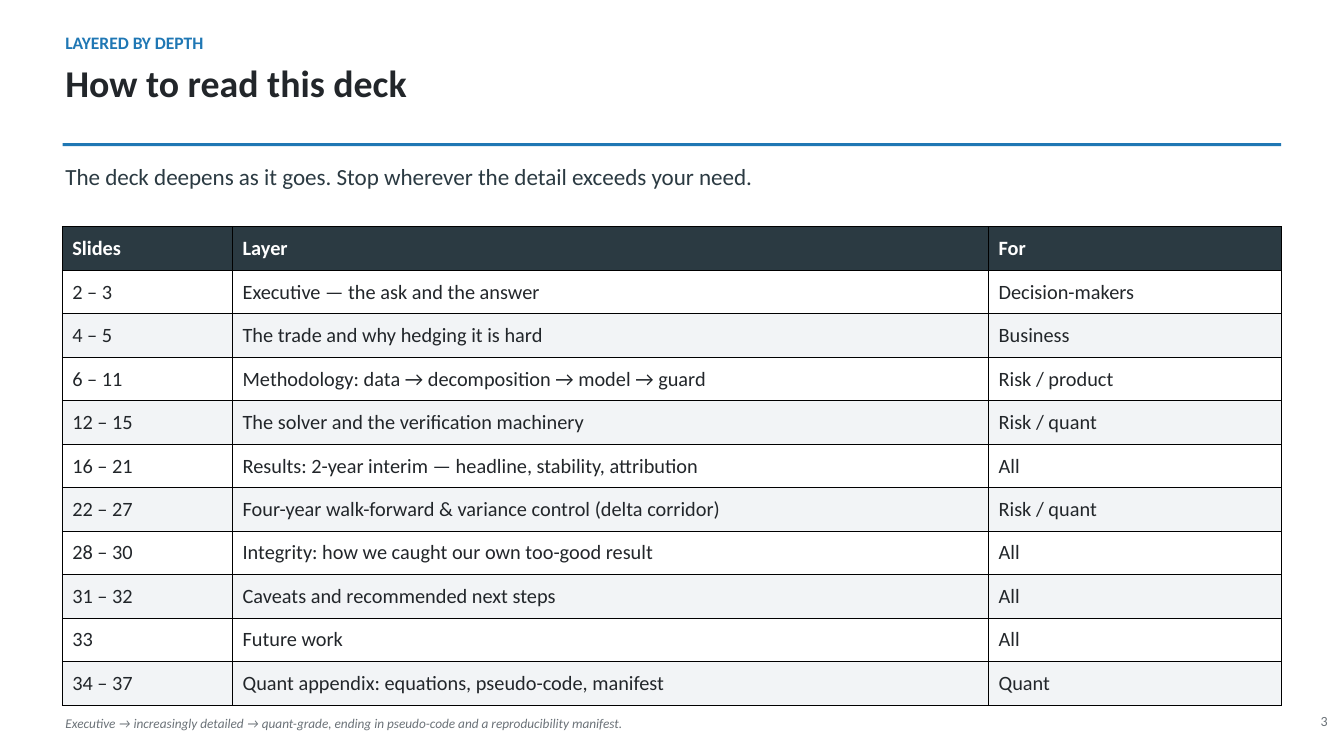
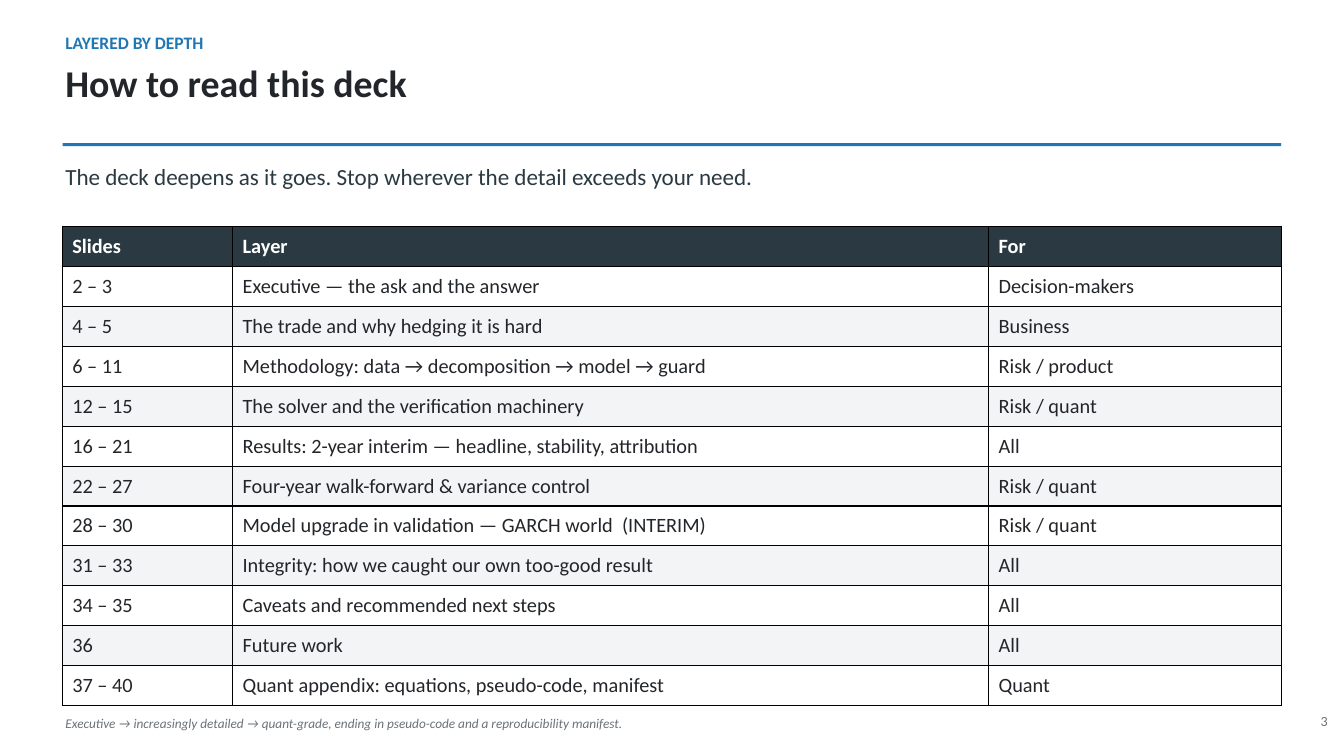
Before and after one commit to sylam/riskflow, a slide deck: slide 3 of artifacts/platinum_hedge_management_deck.pptx. Drawn at 1344x756 pixels with LibreOffice and Linux fonts; fonts in the diff are those of the drawing. Boxes give left, top, right and bottom in pixels: in the first picture for what was removed or moved away, otherwise in the second. Text is boxed around its words. In the diff, an @@ line names an element or a change of style, - is before the commit and + after.

```diff
--- a/artifacts/platinum_hedge_management_deck.pptx
+++ b/artifacts/platinum_hedge_management_deck.pptx
@@ table at (x1=63, y1=227, x2=1281, y2=706) @@
-row 7: 22 – 27 | Four-year walk-forward & variance control (delta corridor) | Risk / quant
-row 8: 28 – 30 | Integrity: how we caught our own too-good result | All
-row 9: 31 – 32 | Caveats and recommended next steps | All
-row 10: 33 | Future work | All
-row 11: 34 – 37 | Quant appendix: equations, pseudo-code, manifest | Quant
+row 7: 22 – 27 | Four-year walk-forward & variance control | Risk / quant
+row 8: 28 – 30 | Model upgrade in validation — GARCH world (INTERIM) | Risk / quant
+row 9: 31 – 33 | Integrity: how we caught our own too-good result | All
+row 10: 34 – 35 | Caveats and recommended next steps | All
+row 11: 36 | Future work | All
+row 12: 37 – 40 | Quant appendix: equations, pseudo-code, manifest | Quant
```
Also in this commit, not shown: 10 other slides changed, 3 slides added, 1 other file.
